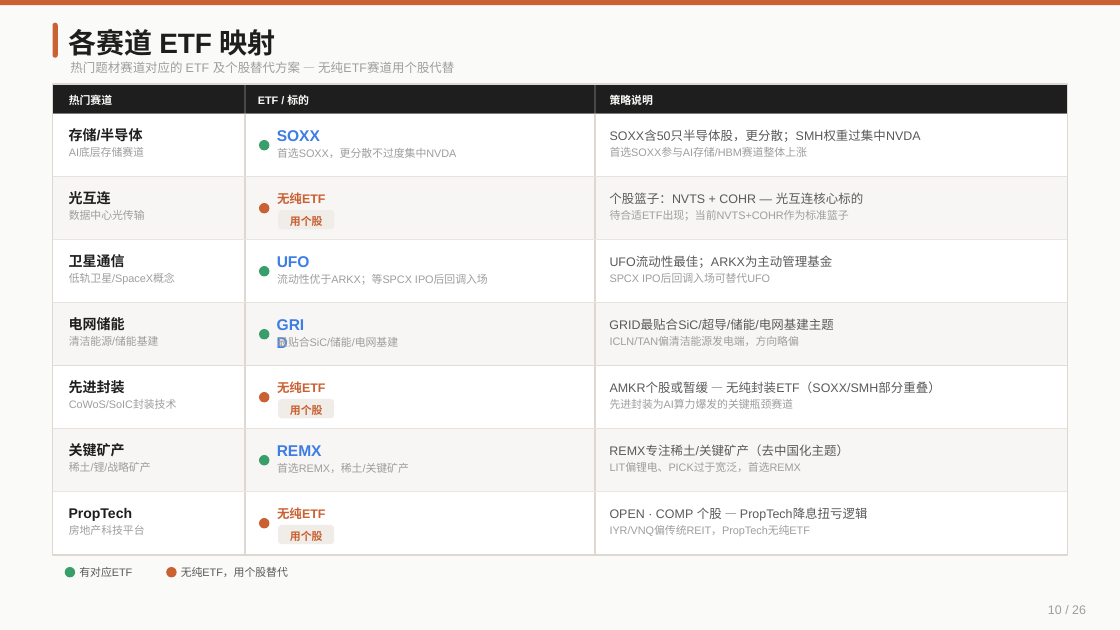
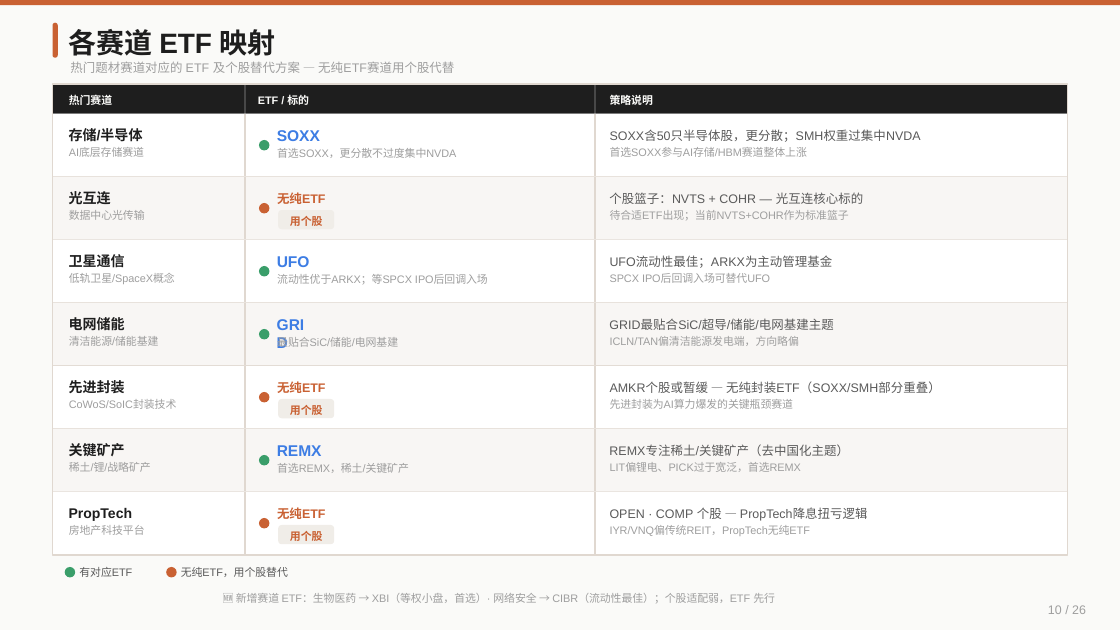
Before and after one commit to austinxyz/course-portal, a slide deck: slide 10 of dl/claude_course_s4.pptx. Drawn at 1120x630 pixels with LibreOffice and Linux fonts; fonts in the diff are those of the drawing. Boxes give left, top, right and bottom in pixels: in the first picture for what was removed or moved away, otherwise in the second. Text is boxed around its words. In the diff, an @@ line names an element or a change of style, - is before the commit and + after.

```diff
--- a/dl/claude_course_s4.pptx
+++ b/dl/claude_course_s4.pptx
@@ text added at bbox=[236, 593, 775, 603], 7 pt, text #9E9E9E @@
+🆕 新增赛道 ETF：生物医药 → XBI（等权小盘，首选）· 网络安全 → CIBR（流动性最佳）；个股适配弱，ETF 先行
```
Also in this commit, not shown: 7 other slides changed, 7 other files.
